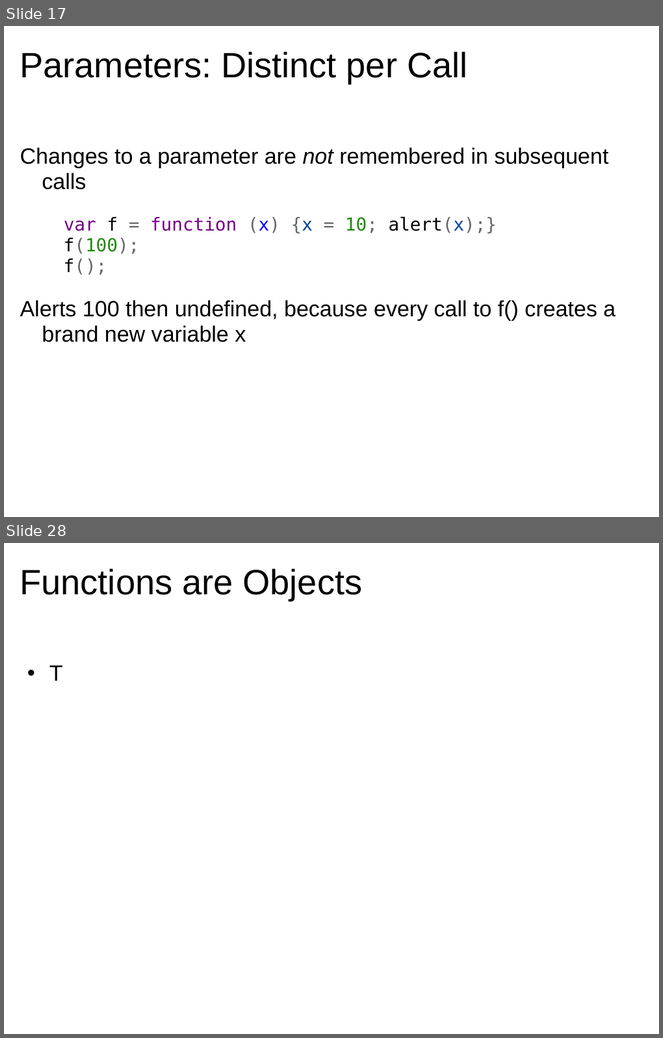
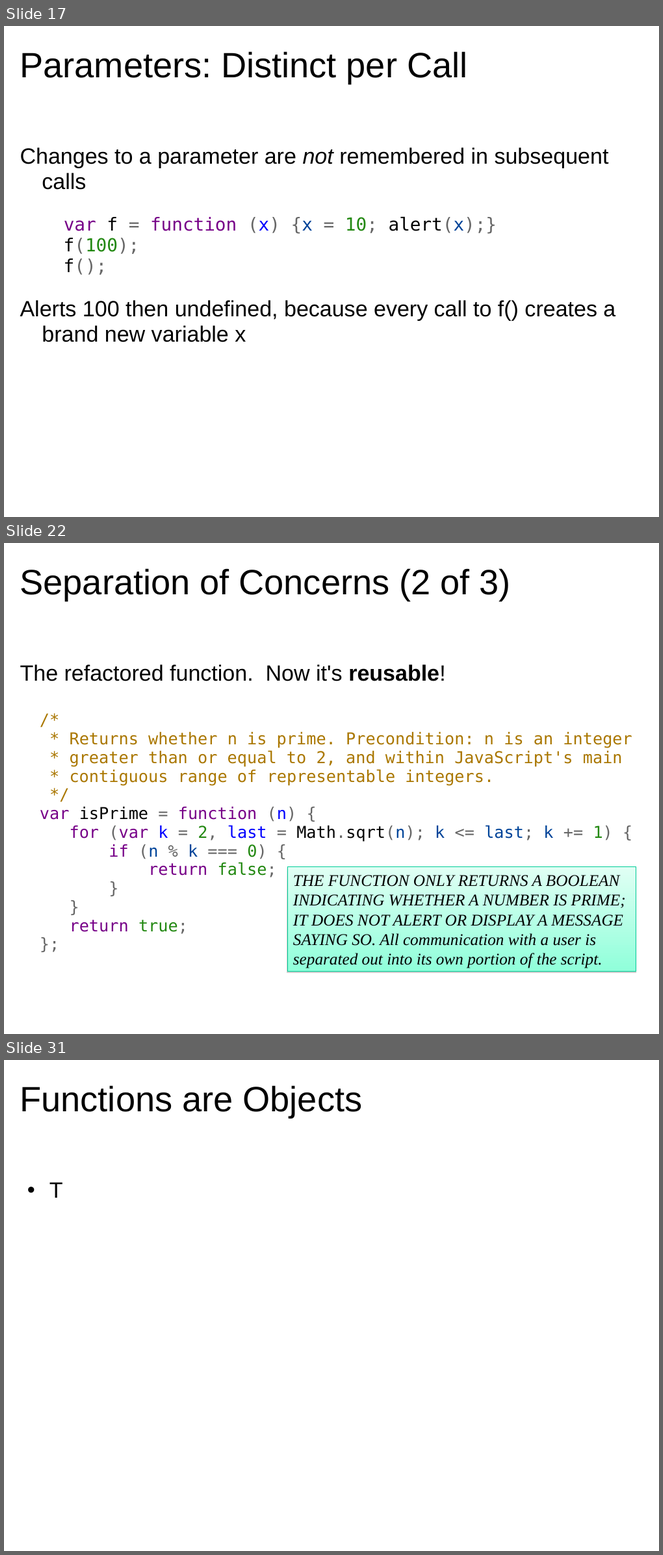
Before and after one commit to dondi/javascript-book, a slide deck: presentations/Chapter_5_Presentation.ppt. Shown one above the other, each under a label of ours: slides 17 and 28 before the commit, slides 17, 22 and 31 after it; the slides between them are not shown. The pictures are 663x1038 and 663x1555 pixels, drawn with LibreOffice and Linux fonts; fonts in the diff are those of the drawing; background and template pictures are left out. Boxes give left, top, right and bottom in pixels: in the first picture for what was removed or moved away, otherwise in the second. Text is boxed around its words. In the diff, an @@ line names an element or a change of style, - is before the commit and + after.

```diff
--- a/presentations/Chapter_5_Presentation.ppt
+++ b/presentations/Chapter_5_Presentation.ppt
@@ slide 22 added at (x1=4, y1=543, x2=659, y2=1034), background picture (left out) @@
@@ title added at (x1=20, y1=568, x2=511, y2=601), 43 pt, text #000000 @@
+Separation of Concerns (2 of 3)
@@ text added at (x1=20, y1=665, x2=632, y2=934), 20 pt, text #AA7700 @@
+  The refactored function. Now it's reusable!
+  /*
+  * Returns whether n is prime. Precondition: n is an integer
+  * greater than or equal to 2, and within JavaScript's main
+  * contiguous range of representable integers.
+  */
+  var isPrime = function (n) {
+  for (var k = 2, last = Math.sqrt(n); k <= last; k += 1) {
+  if (n % k === 0) {
+  return false;
+  }
+  }
+  return true;
+  };
@@ rectangle added at (x1=287, y1=867, x2=637, y2=972), fill gradient #E0FFF4 to #90FFDA, outline #00CC98 0.74 pt, 20 pt, text #000000, italic @@
+THE FUNCTION ONLY RETURNS A BOOLEAN INDICATING WHETHER A NUMBER IS PRIME; IT DOES NOT ALERT OR DISPLAY A MESSAGE SAYING SO. All communication with a user is separated out into its own portion of the script.
@@ what was slide 28 is now slide 31 @@
```
Also in this commit, not shown: 8 slides changed, 4 other slides added, 2 slides removed.
